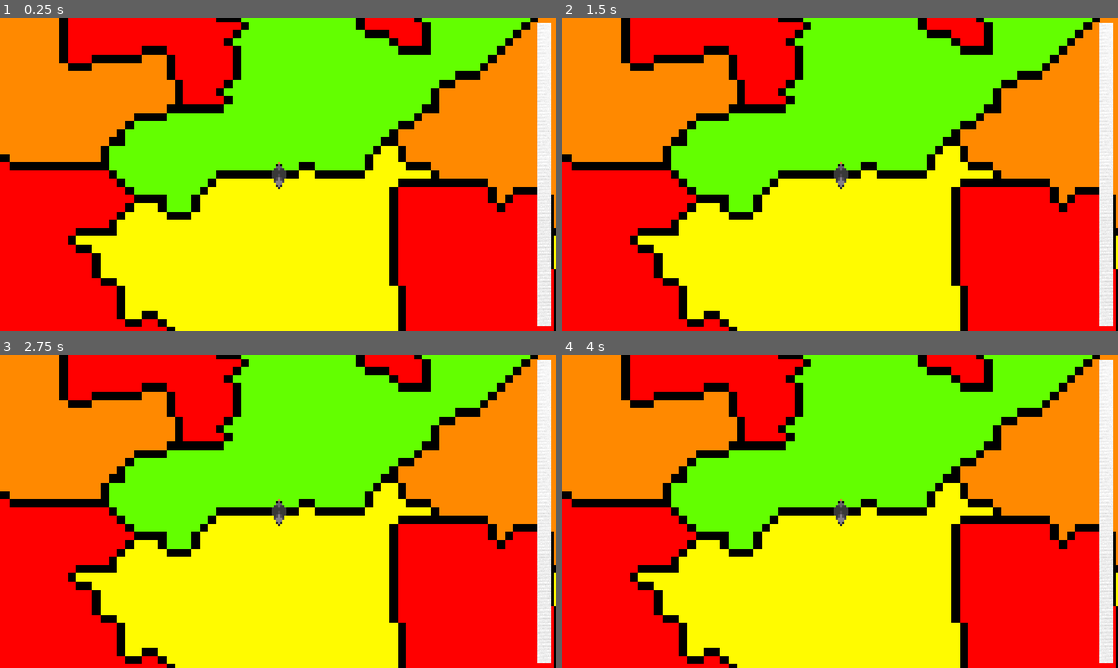
Above: before the commit, frames 1-4 (two rows, left to right).
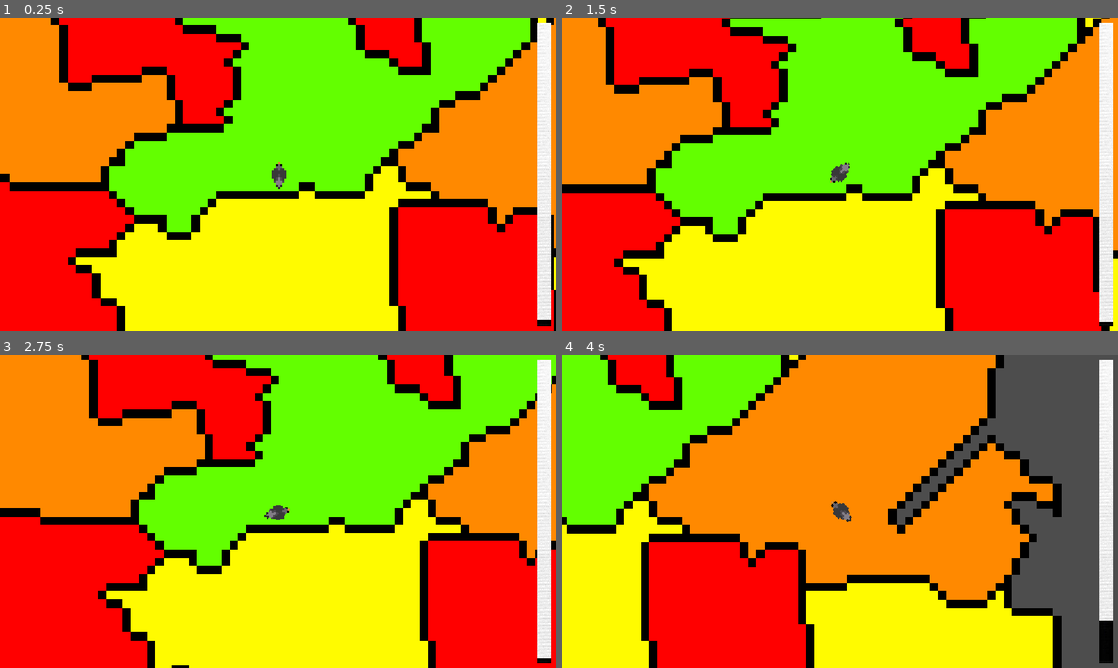
Above: after the commit, the same moments.

Repository: errorcodezero/horizons-nexus
Game: Godot game, scene res://scenes/main.tscn
The game is run twice, just before and just after one commit, with the same random seed, the same clock (stepped at 60 frames per second) and the same inputs.
Inputs:
- Up to frame 1 (0.25 s): no input
- Up to frame 2 (1.5 s): hold D (Turn Right) 0.53-1.28 s; hold S (Slow Down) from 1.28 s (still down)
- Up to frame 3 (2.75 s): release S (Slow Down) at 2.03 s; hold D (Turn Right) from 2.03 s (still down)
- Up to frame 4 (4 s): release D (Turn Right) at 2.78 s; hold Up (Speed Up) 2.78-3.53 s; hold A (Turn Left) from 3.53 s (still down)

The runs differ from the first frame. In frame 1, 21% of the frame differs, in the area x 0-100%, y 0-100%; in frame 2, 25%; in frame 3, 28%; in frame 4, 86%.
Error before the commit: Parse Error: Invalid numeric notation. (res://scenes/pigeon/pigeon.gd:6)

Commit message:
remove mystrious 'D'

Diff:
--- a/scenes/main.tscn
+++ b/scenes/main.tscn
@@ -2,7 +2,7 @@
 
 [ext_resource type="PackedScene" uid="uid://dnb1a27ipq8sy" path="res://scenes/citys/san_francisco.tscn" id="1_0wfyh"]
 [ext_resource type="PackedScene" uid="uid://bd4bt1rg8gkjl" path="res://scenes/speed_hud.tscn" id="2_jyhfs"]
-[ext_resource type="PackedScene" uid="uid://1078q3m6nynj" path="res://scenes/pigeon.tscn" id="2_sugp2"]
+[ext_resource type="PackedScene" uid="uid://1078q3m6nynj" path="res://scenes/pigeon(Archived).tscn" id="2_sugp2"]
 
 [node name="main" type="Node2D" unique_id=665289071]
 
@@ -14,5 +14,3 @@
 
 [node name="Pigeon" parent="." unique_id=2018570939 instance=ExtResource("2_sugp2")]
 min_speed = 40
-drag = null
-angular_speed = null
--- a/scenes/pigeon/pigeon.gd
+++ b/scenes/pigeon/pigeon.gd
@@ -3,8 +3,8 @@
 @export var max_speed: int = 150
 @export var min_speed: int = 20
 @export var acceleration: int = 20
-@export var drag: int = 2D
-@export var angular_speed: float = PI/36D
+@export var drag: int = 2
+@export var angular_speed: float = PI/36
 
 @onready var sprite_2d: Sprite2D = $Sprite2D
 @onready var timer: Timer
